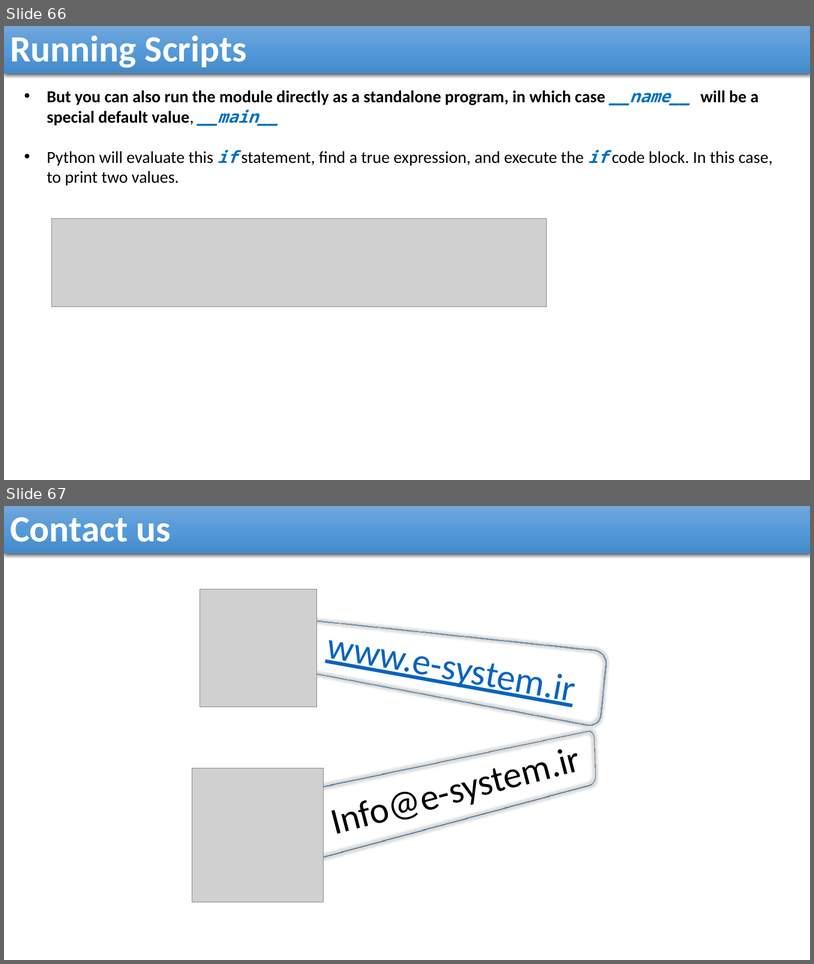
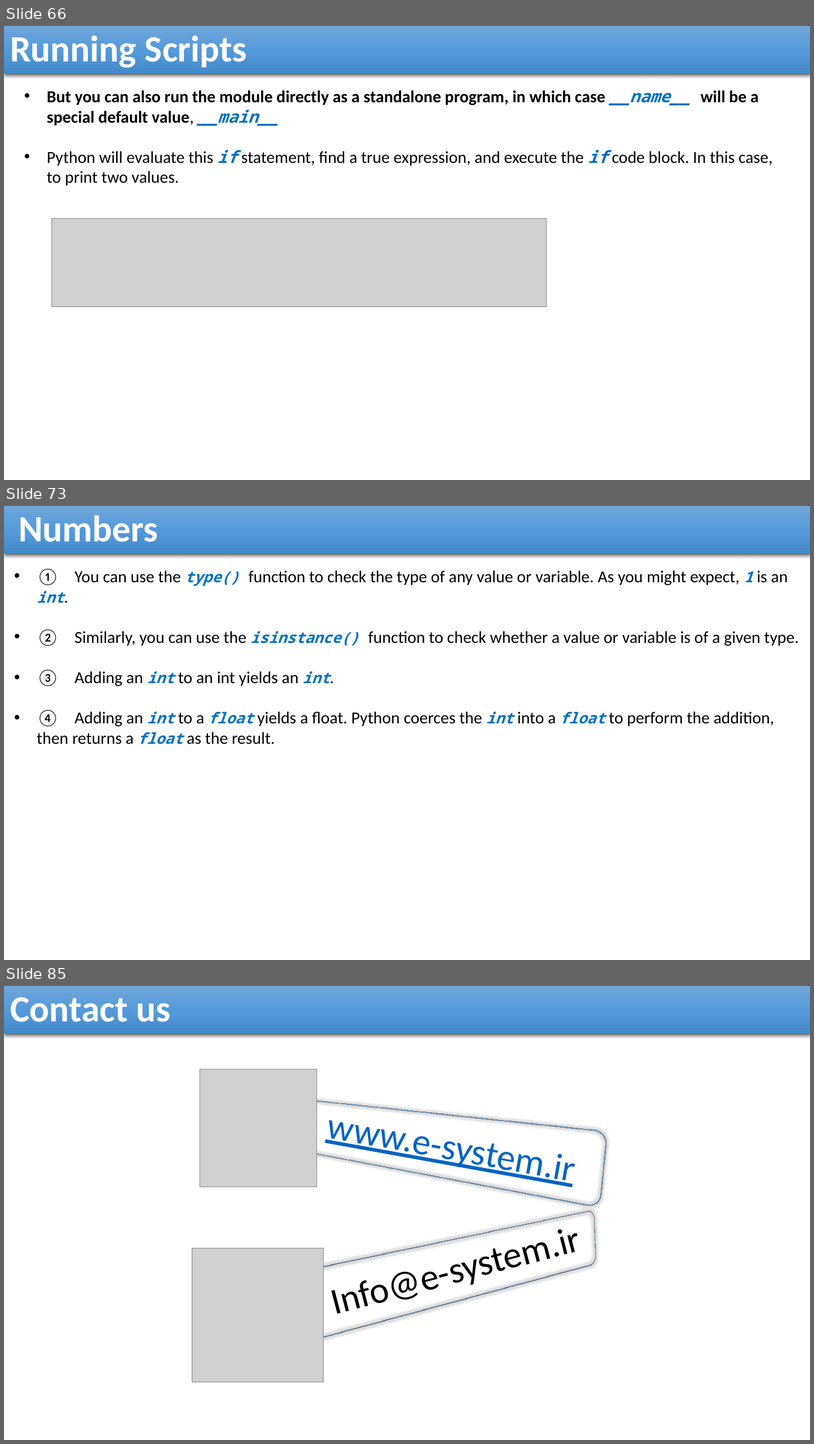
Before and after one commit to reza-arjmandi/rpi-course, a slide deck: session2/presentation/Python Basics.pptx. Shown one above the other, each under a label of ours: slides 66 and 67 before the commit, slides 66, 73 and 85 after it; the slides between them are not shown. The pictures are 814x964 and 814x1444 pixels, drawn with LibreOffice and Linux fonts; fonts in the diff are those of the drawing; grey boxes stand for pictures. Boxes give left, top, right and bottom in pixels: in the first picture for what was removed or moved away, otherwise in the second. Text is boxed around its words. In the diff, an @@ line names an element or a change of style, - is before the commit and + after.

Commit message:
Python basics presentation file updated

```diff
--- a/session2/presentation/Python Basics.pptx
+++ b/session2/presentation/Python Basics.pptx
@@ slide 73 added at (4, 506, 810, 960), background #FFFFFF @@
@@ rectangle added at (4, 506, 810, 554), fill gradient #71A6DB to #559BDB to #448ACA, 44 pt, text #FFFFFF, bold @@
+Numbers
@@ text added at (37, 568, 800, 744), 20 pt, text #000000 @@
+• ① You can use the type() function to check the type of any value or variable. As you might expect, 1 is an int.
+• ② Similarly, you can use the isinstance() function to check whether a value or variable is of a given type.
+• ③ Adding an int to an int yields an int.
+• ④ Adding an int to a float yields a float. Python coerces the int into a float to perform the addition, then returns a float as the result.
@@ what was slide 67 is now slide 85 @@
```
Also in this commit, not shown: 17 other slides added.
